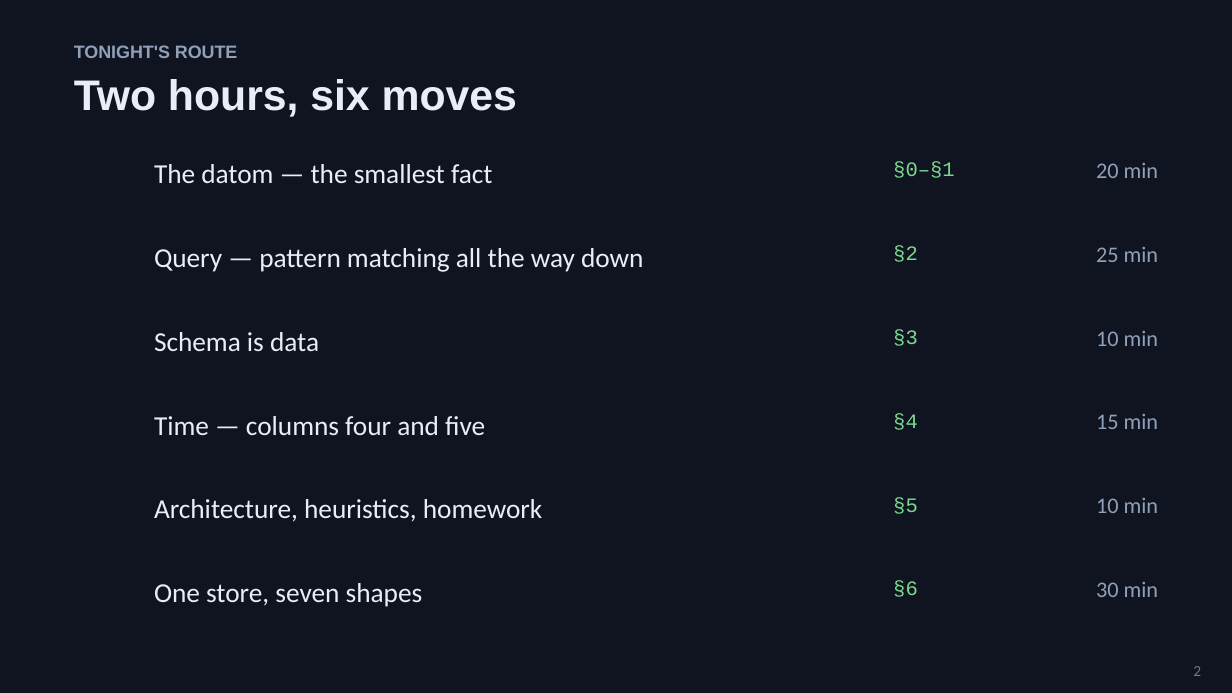
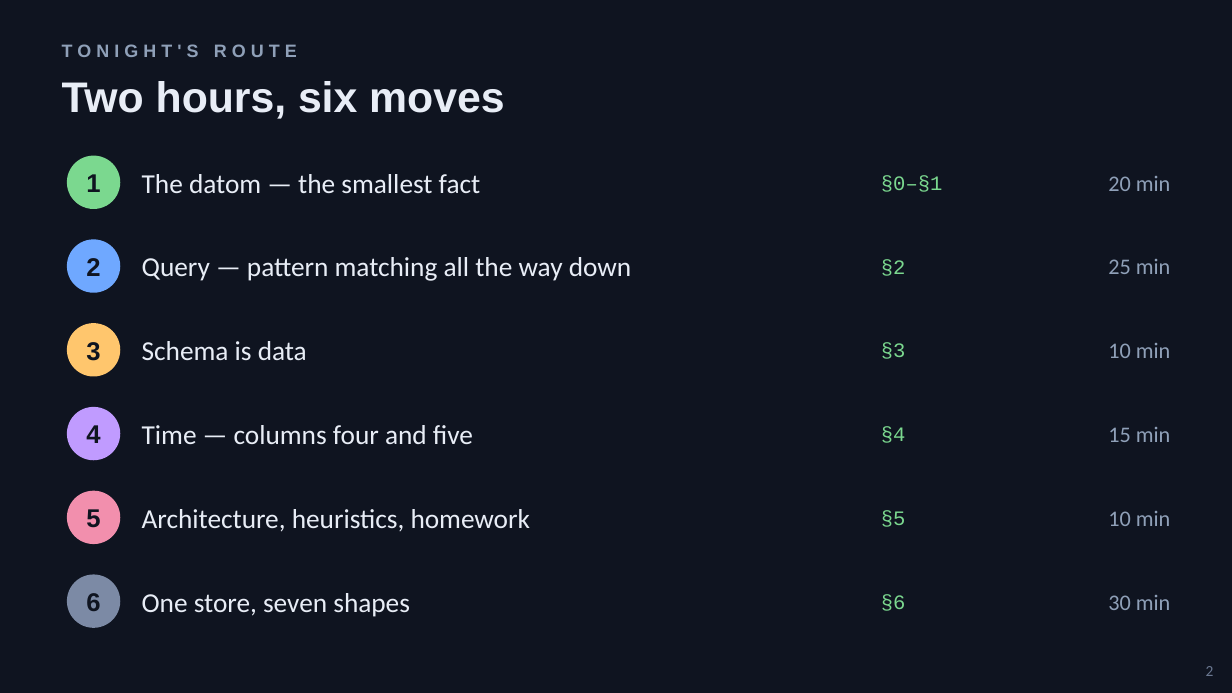
Before and after one commit to 4coders-com-br/datomic-model, a slide deck: slide 2 of domain-modeling-with-datoms.pptx. Drawn at 1232x693 pixels with LibreOffice and Linux fonts; fonts in the diff are those of the drawing. Boxes give left, top, right and bottom in pixels: in the first picture for what was removed or moved away, otherwise in the second. Text is boxed around its words. In the diff, an @@ line names an element or a change of style, - is before the commit and + after.

```diff
--- a/domain-modeling-with-datoms.pptx
+++ b/domain-modeling-with-datoms.pptx
@@ text "TONIGHT'S ROUTE" at <box>62,44,297,57</box>: letter spacing 0 to 3 pt; vertical alignment top to middle @@
@@ ellipse added at <box>68,156,120,208</box>, fill #7BD88F, outline #7BD88F 1 pt @@
@@ text added at <box>86,174,100,192</box>, 15 pt, text #0F1420, bold @@
+1
@@ ellipse added at <box>68,240,120,292</box>, fill #6FA8FF, outline #6FA8FF 1 pt @@
@@ text added at <box>86,258,100,276</box>, 15 pt, text #0F1420, bold @@
+2
@@ ellipse added at <box>68,324,120,376</box>, fill #FFC66D, outline #FFC66D 1 pt @@
@@ text added at <box>86,342,100,361</box>, 15 pt, text #0F1420, bold @@
+3
@@ ellipse added at <box>68,408,120,460</box>, fill #C09BFF, outline #C09BFF 1 pt @@
@@ text added at <box>86,425,100,443</box>, 15 pt, text #0F1420, bold @@
+4
@@ ellipse added at <box>68,492,120,543</box>, fill #F28FAD, outline #F28FAD 1 pt @@
@@ text added at <box>86,509,100,528</box>, 15 pt, text #0F1420, bold @@
+5
@@ vertical alignment top to middle in 20 elements at <box>1206,666,1214,676</box>, <box>62,81,504,119</box>, <box>142,174,481,193</box>, <box>881,175,943,192</box>, <box>1108,176,1171,191</box>, <box>142,257,631,281</box>, <box>881,259,906,276</box>, <box>1108,259,1171,274</box>, <box>142,341,307,360</box>, <box>881,343,906,359</box>, <box>1108,343,1171,358</box>, <box>142,425,473,444</box>, <box>881,427,906,443</box>, <box>1108,427,1171,442</box>, <box>142,509,531,532</box>, <box>881,510,906,527</box>, <box>1108,511,1171,526</box>, <box>142,593,410,617</box>, <box>881,594,906,611</box>, <box>1108,595,1171,610</box> @@
@@ ellipse added at <box>68,575,120,627</box>, fill #7C8AA5, outline #7C8AA5 1 pt @@
@@ text added at <box>86,593,100,611</box>, 15 pt, text #0F1420, bold @@
+6
```
Also in this commit, not shown: 54 other slides changed.
